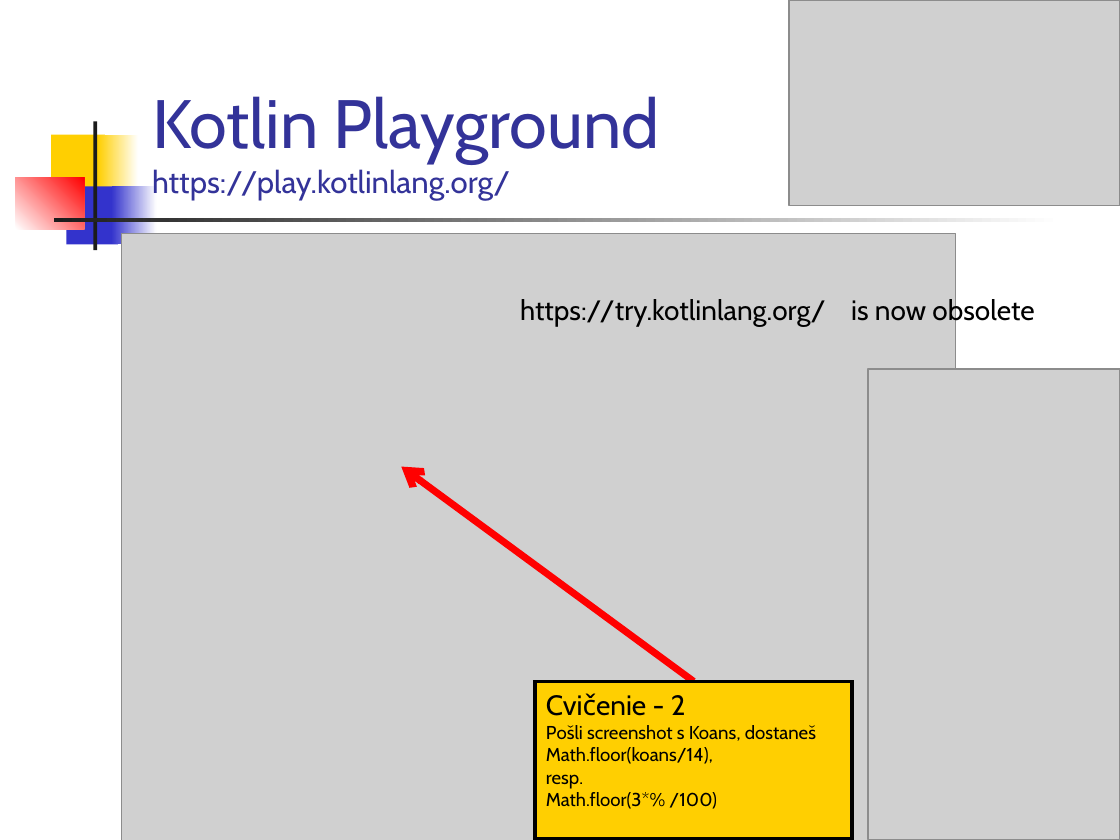
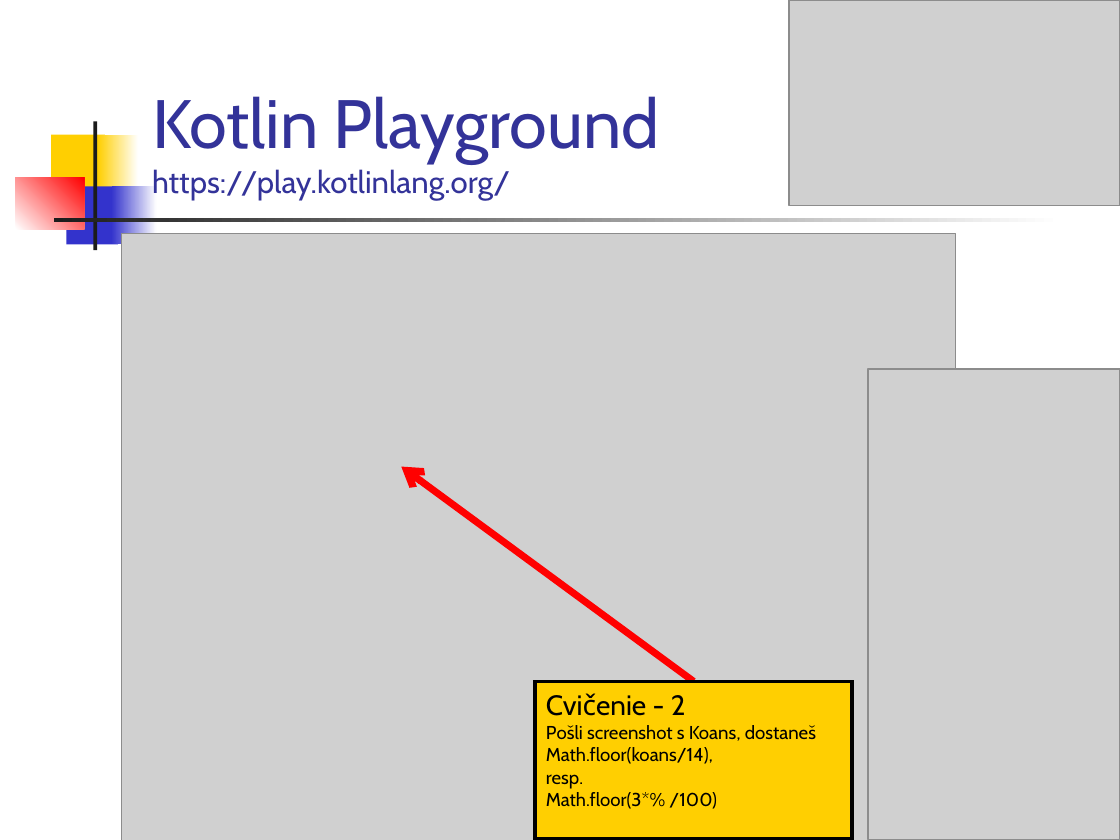
Before and after one commit to vmandro/Prednasky, a slide deck: slide 8 of 01/01_Kotlin.ppt (slide 7 before the commit). Drawn at 1120x840 pixels with LibreOffice and Linux fonts; fonts in the diff are those of the drawing; grey boxes stand for pictures. Boxes give left, top, right and bottom in pixels: in the first picture for what was removed or moved away, otherwise in the second. Text is boxed around its words. In the diff, an @@ line names an element or a change of style, - is before the commit and + after.

```diff
--- a/01/01_Kotlin.ppt
+++ b/01/01_Kotlin.ppt
@@ text removed at (520,297,1034,327) @@
-https://try.kotlinlang.org/ is now obsolete
```
Also in this commit, not shown: 7 other slides changed, 3 slides added, 1 slide removed, 4 other files.
